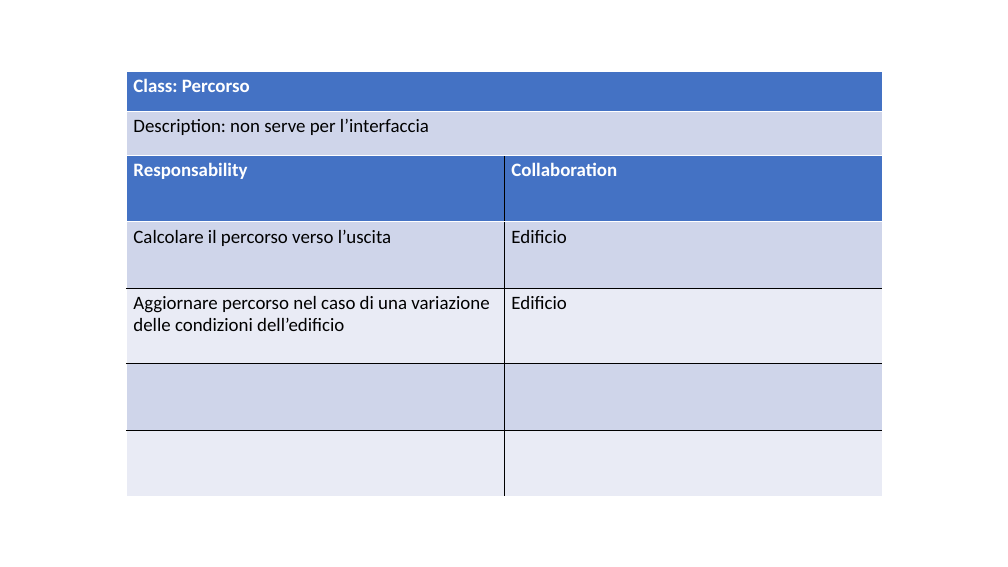
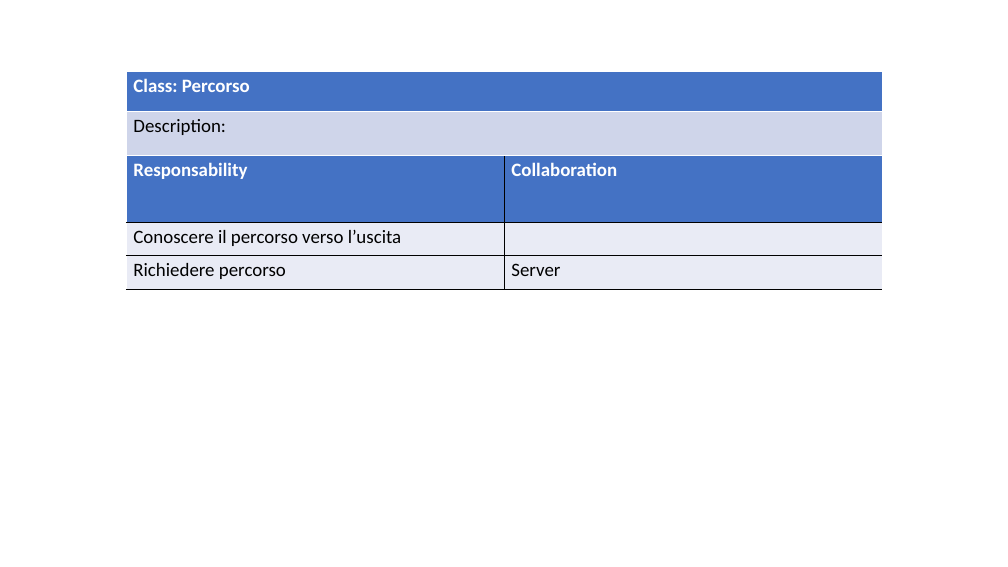
Before and after one commit to ecorradini/ProgettoIDS, a slide deck: slide 8 of AnalisiRequisiti/CRC/UT4/CRC_UT4.ppt (slide 7 before the commit). Drawn at 1008x567 pixels with LibreOffice and Linux fonts; fonts in the diff are those of the drawing. Boxes give left, top, right and bottom in pixels: in the first picture for what was removed or moved away, otherwise in the second. Text is boxed around its words. In the diff, an @@ line names an element or a change of style, - is before the commit and + after.

```diff
--- a/AnalisiRequisiti/CRC/UT4/CRC_UT4.ppt
+++ b/AnalisiRequisiti/CRC/UT4/CRC_UT4.ppt
@@ table at [126,71,883,156] @@
-row 2, column 1: Description: non serve per l’interfaccia
+row 2, column 1: Description:
@@ line spacing 0.96 to 0.94 @@
@@ borders changed @@
@@ table at [126,155,882,289] @@
-row 2: Calcolare il percorso verso l’uscita | Edificio
-row 3: Aggiornare percorso nel caso di una variazione delle condizioni dell’edificio | Edificio
-row 4:  | 
-row 5:  | 
+row 2: Conoscere il percorso verso l’uscita | 
+row 3: Richiedere percorso | Server
```
Also in this commit, not shown: 3 other slides changed, 6 slides added, 8 slides removed.
